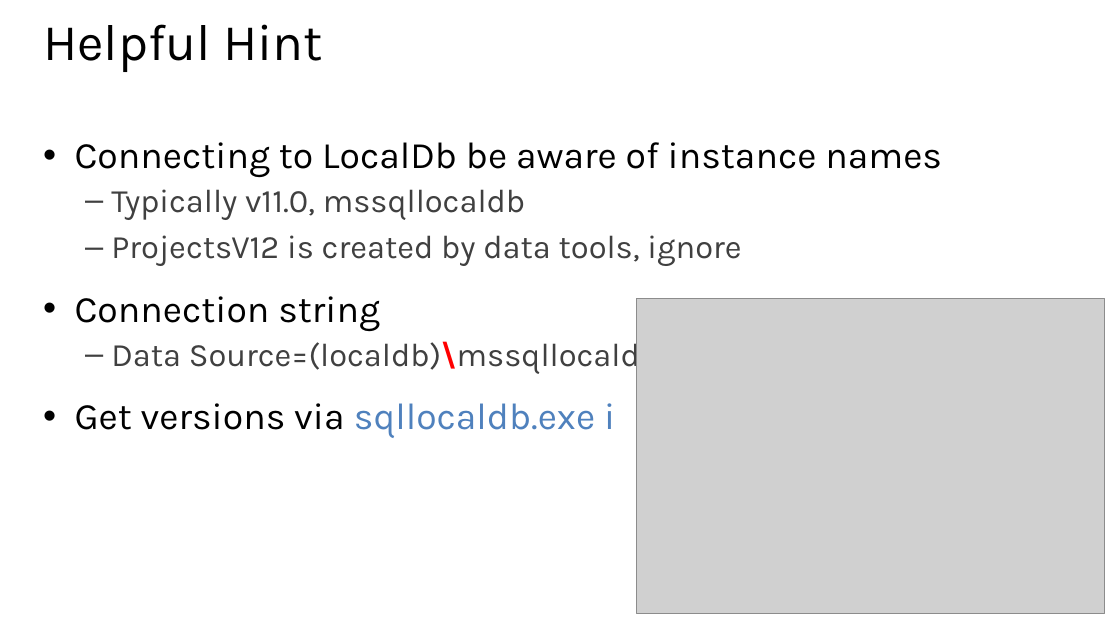
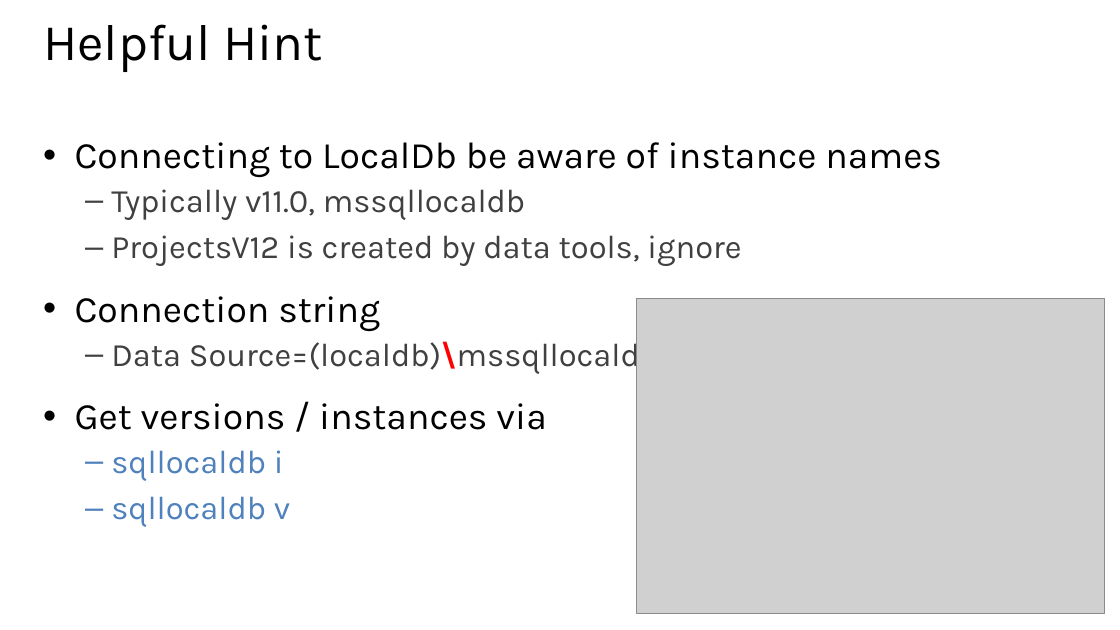
Before and after one commit to xuemiantao/EntityFramework, a slide deck: slide 22 of Slides/01 - Introduction to Entity Framework.pptx. Drawn at 1120x630 pixels with LibreOffice and Linux fonts; fonts in the diff are those of the drawing; grey boxes stand for pictures. Boxes give left, top, right and bottom in pixels: in the first picture for what was removed or moved away, otherwise in the second. Text is boxed around its words. In the diff, an @@ line names an element or a change of style, - is before the commit and + after.

```diff
--- a/Slides/01 - Introduction to Entity Framework.pptx
+++ b/Slides/01 - Introduction to Entity Framework.pptx
@@ text at [75,403,546,527]: text changed; text colour #4F81BD to #000000 @@
-• Get versions via sqllocaldb.exe i
+• Get versions / instances via
+  – sqllocaldb i
+  – sqllocaldb v
```
Also in this commit, not shown: 1 other slide changed, 2 other files.
